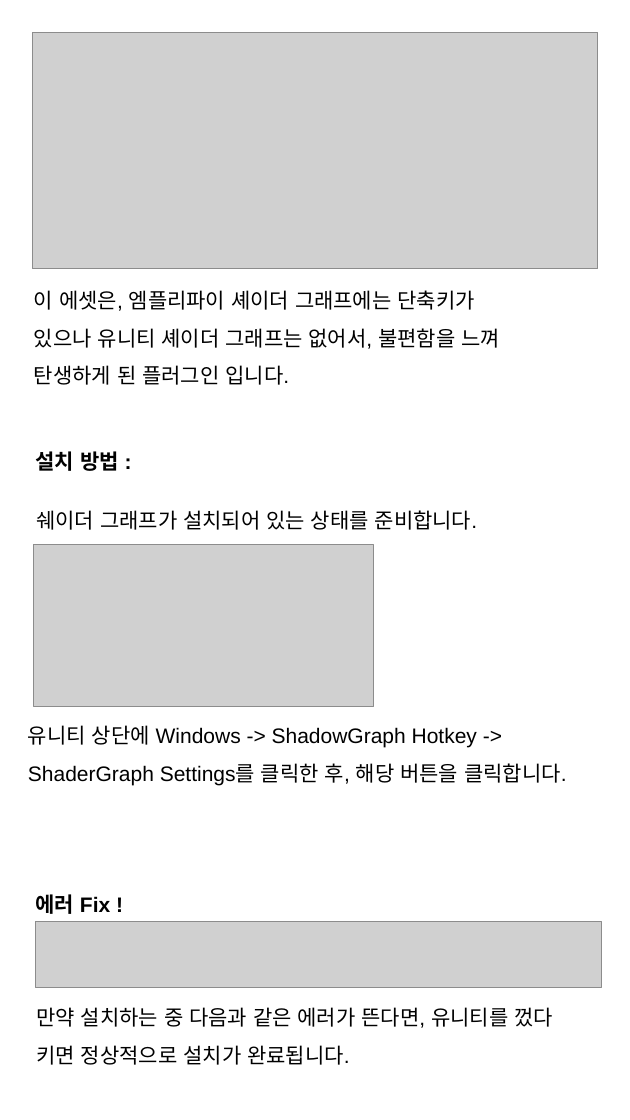
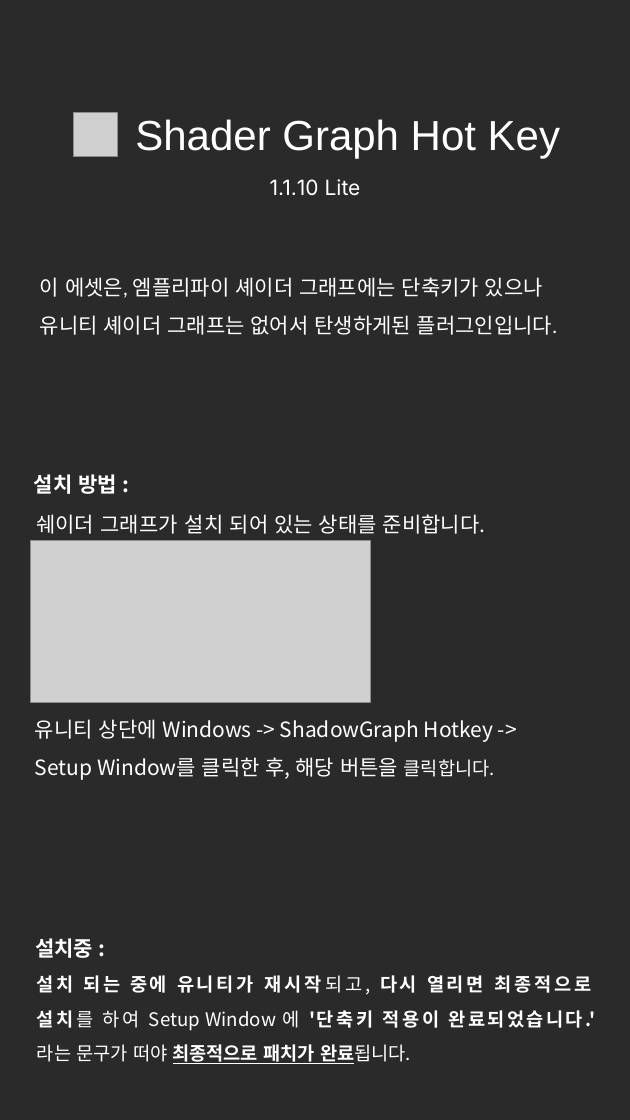
Before and after one commit to NK-Studio/ShaderGraphHotKey, a slide deck: slide 1 of Document KR.pptx. Drawn at 630x1120 pixels with LibreOffice and Linux fonts; fonts in the diff are those of the drawing; grey boxes stand for pictures. Boxes give left, top, right and bottom in pixels: in the first picture for what was removed or moved away, otherwise in the second. Text is boxed around its words. In the diff, an @@ line names an element or a change of style, - is before the commit and + after.

```diff
--- a/Document KR.pptx
+++ b/Document KR.pptx
@@ freeform shape added at (0,0,630,1120), fill #2A2A2A @@
@@ picture removed at (32,32,597,269) @@
@@ picture added at (74,113,118,156) @@
@@ text added at (135,119,560,158), 36 pt, text #FFFFFF @@
+Shader Graph Hot Key
@@ text added at (270,179,361,196), 18 pt, text #FFFFFF @@
+1.1.10 Lite
@@ text at (40,277,558,335): text changed; font Arial to Calibri; text colour #000000 to #FFFFFF @@
-이 에셋은, 엠플리파이 셰이더 그래프에는 단축키가 있으나 유니티 셰이더 그래프는 없어서, 불편함을 느껴 탄생하게 된 플러그인 입니다.
+이 에셋은, 엠플리파이 셰이더 그래프에는 단축키가 있으나 유니티 셰이더 그래프는 없어서 탄생하게된 플러그인입니다.
@@ text at (34,474,485,534): text changed; font Arial to Noto Sans CJK KR; text colour #000000 to #FFFFFF @@
-쉐이더 그래프가 설치되어 있는 상태를 준비합니다.
+설치 방법 :
+쉐이더 그래프가 설치 되어 있는 상태를 준비합니다.
@@ text removed at (35,451,119,471) @@
-설치 방법 :
@@ picture: place and size @@
-picture at (34,545,374,707)
+picture at (30,541,370,703)
@@ text at (35,719,495,780): text changed; font Arial to Noto Sans CJK KR; text colour #000000 to #FFFFFF @@
-유니티 상단에 Windows -> ShadowGraph Hotkey ->
-ShaderGraph Settings를 클릭한 후, 해당 버튼을 클릭합니다.
+유니티 상단에 Windows -> ShadowGraph Hotkey -> Setup Window를 클릭한 후, 해당 버튼을 클릭합니다.
@@ text removed at (35,894,110,914) @@
-에러 Fix !
@@ picture removed at (35,921,601,987) @@
@@ text at (35,938,592,1064): text changed; size 18 to 16 pt; font Arial to Noto Sans CJK KR; text colour #000000 to #FFFFFF; bold on @@
-만약 설치하는 중 다음과 같은 에러가 뜬다면, 유니티를 껐다 키면 정상적으로 설치가 완료됩니다.
+설치중 :
+설치 되는 중에 유니티가 재시작되고, 다시 열리면 최종적으로 설치를 하여 Setup Window 에 '단축키 적용이 완료되었습니다.' 라는 문구가 떠야 최종적으로 패치가 완료됩니다.
```
Also in this commit, not shown: 2 other slides changed, 3 slides added, 1 other file.
